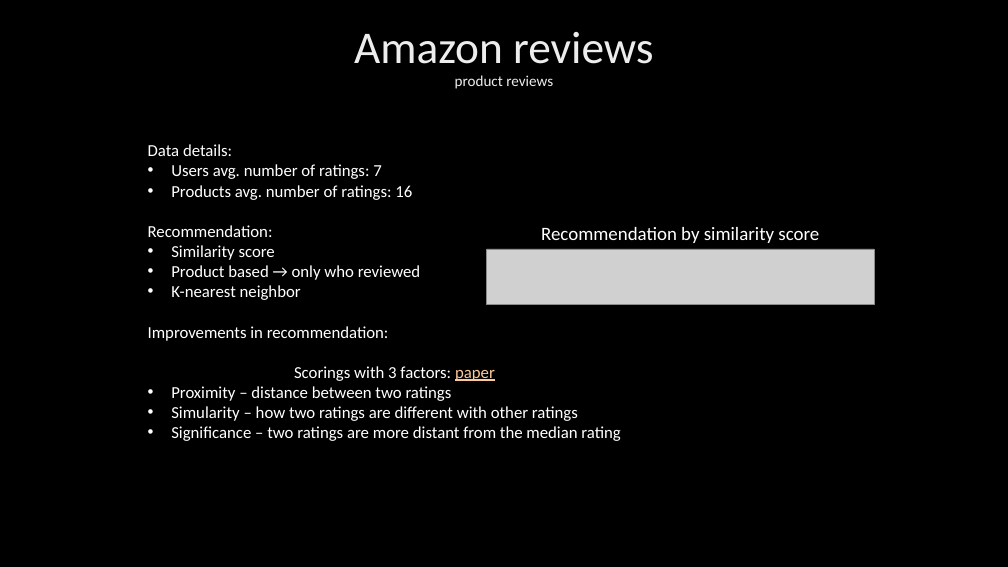
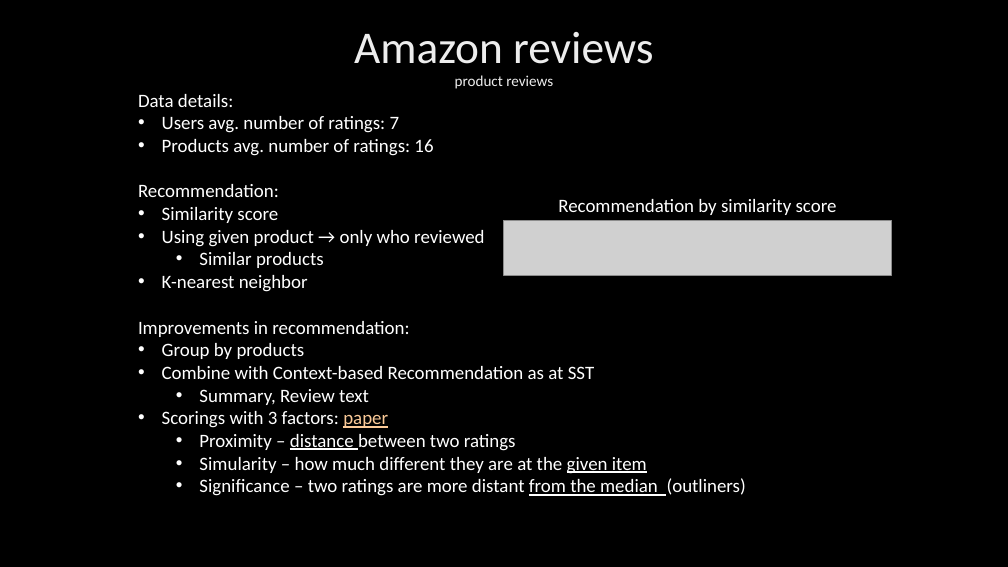
Before and after one commit to Olaybence/Web-Science, a slide deck: slide 8 of Assignment/Presentation/Web Science Assignment.pptx. Drawn at 1008x567 pixels with LibreOffice and Linux fonts; fonts in the diff are those of the drawing; grey boxes stand for pictures; background and template pictures are left out. Boxes give left, top, right and bottom in pixels: in the first picture for what was removed or moved away, otherwise in the second. Text is boxed around its words. In the diff, an @@ line names an element or a change of style, - is before the commit and + after.

```diff
--- a/Assignment/Presentation/Web Science Assignment.pptx
+++ b/Assignment/Presentation/Web Science Assignment.pptx
@@ text "Data details:" moved from (x1=148, y1=144, x2=620, y2=441) to (x1=138, y1=94, x2=746, y2=496) @@
@@ text at (x1=138, y1=94, x2=516, y2=451): size 16 to 18 pt in "Data details:", "Users avg. number of ratings: 7", "Products avg. number of ratings: 16", "Recommendation:" and 5 more places; underline on in "distance"; alignment centre to left; bullet none to •; list level 1 to 2 in "Proximity – distance between two ..." @@
@@ text "Recommendation by similarity score" moved from (x1=541, y1=227, x2=819, y2=243) to (x1=558, y1=199, x2=837, y2=215) @@
@@ text at (x1=162, y1=230, x2=484, y2=268): text changed; size 16 to 18 pt @@
-• Product based → only who reviewed
+• Using given product → only who reviewed
+  • Similar products
@@ picture moved from (x1=487, y1=249, x2=875, y2=304) to (x1=504, y1=220, x2=892, y2=275) @@
@@ text at (x1=162, y1=343, x2=594, y2=405): paragraphs added @@
+• Group by products
+• Combine with Context-based Recommendation as at SST
+  • Summary, Review text
@@ text at (x1=199, y1=457, x2=746, y2=496): text changed; size 16 to 18 pt @@
-• Simularity – how two ratings are different with other ratings
-• Significance – two ratings are more distant from the median rating
+  • Simularity – how much different they are at the given item
+  • Significance – two ratings are more distant from the median (outliners)
```
Also in this commit, not shown: 3 other slides changed, 3 other files.
